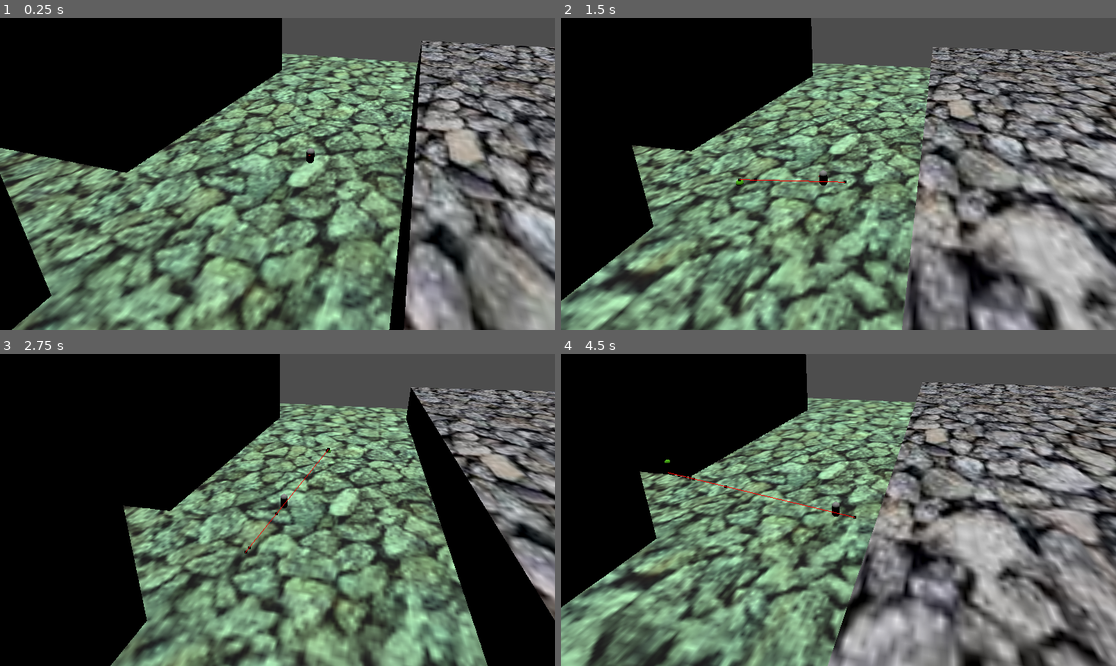
Above: before the commit, frames 1-4 (two rows, left to right).
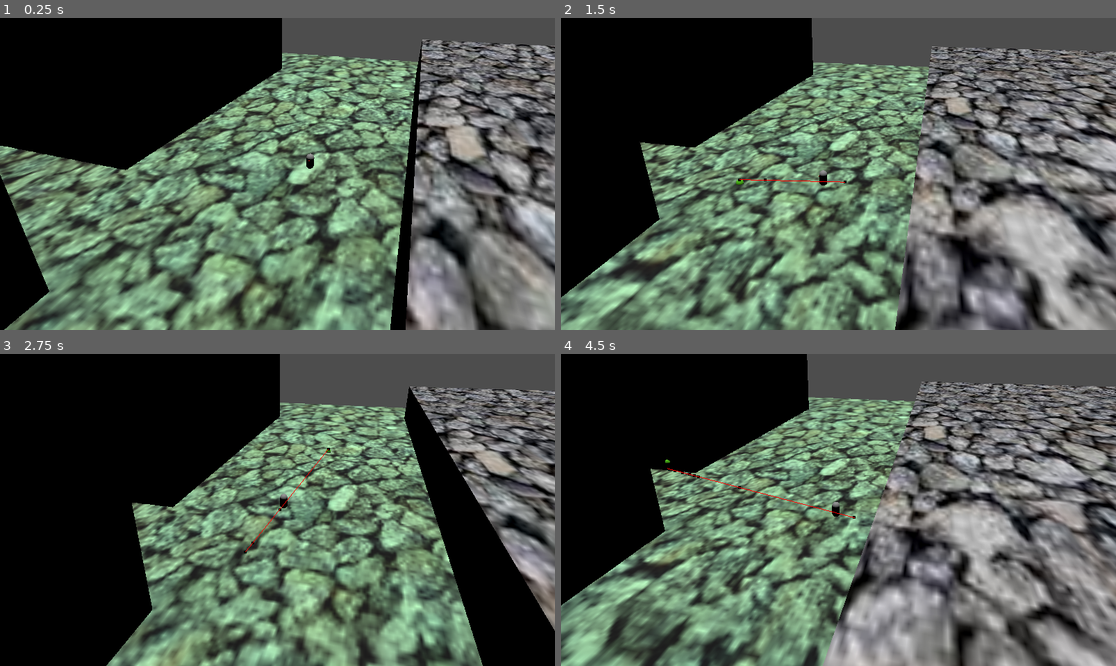
Above: after the commit, the same moments.

Repository: OLIWAPUNK/WSKAZEM
Game: Godot game, scene res://Scenes/World.tscn
The game is run twice, just before and just after one commit, with the same random seed, the same clock (stepped at 60 frames per second) and the same inputs.
Inputs (mouse positions are in pixels of both pictures, inside the frame that each line leads up to):
- Up to frame 1 (0.25 s): no input
- Up to frame 2 (1.5 s): move the mouse to (960, 158) at 0.52 s; click (960, 158) at 0.6 s; move the mouse to (727, 189) at 1.27 s; click (727, 189) at 1.35 s
- Up to frame 3 (2.75 s): move the mouse to (333, 441) at 2.02 s; click (333, 441) at 2.1 s
- Up to frame 4 (4.5 s): move the mouse to (810, 572) at 2.77 s; click (810, 572) at 2.85 s; move the mouse to (1005, 556) at 3.52 s; click (1005, 556) at 3.6 s; move the mouse to (672, 463) at 4.27 s; click (672, 463) at 4.35 s

The runs differ from the first frame. In frame 1, 37% of the frame differs, in the area x 0-100%, y 6-100%; in frame 2, 47%; in frame 3, 34%; in frame 4, 49%, in the area x 0-100%, y 0-100%.

Commit message:
Modify movement logic

Diff:
--- a/Scripts/player_movement.gd
+++ b/Scripts/player_movement.gd
@@ -13,7 +13,7 @@
 @onready var gravity: float = (ProjectSettings.get_setting("physics/3d/default_gravity")
 		* GRAVITY_MULTIPLIER)
 
-
+var direction: Vector3 = Vector3.ZERO
 
 func _ready() -> void:
 	assert(player, "Player node not found")
@@ -27,20 +27,20 @@
 	Global.debug.add_debug_property("Velocity", snapped(player.velocity.length(), 0.01), 1)
 
 	if not player.is_on_floor():
+		print("falling")
 		player.velocity.y -= gravity * delta
 
-	if (navigationAgent.is_navigation_finished()):
-		return
+	if not navigationAgent.is_navigation_finished():
 
-	var targetPos = navigationAgent.get_next_path_position()
-	var direction = player.global_position.direction_to(targetPos)
+		var targetPos = navigationAgent.get_next_path_position()
+		direction = player.global_position.direction_to(targetPos)
+		player.velocity = direction * MOVEMENT_SPEED
 
 	if (player.velocity.length_squared() > 0.1):
 		var target_angle = atan2(direction.x, direction.z)
 		target_rotation.y = lerp_angle(player.rotation.y, target_angle, ROTATION_SPEED * delta)
 	player.rotation = target_rotation
 
-	player.velocity = direction * MOVEMENT_SPEED
 	player.move_and_slide()
 
 
@@ -48,6 +48,7 @@
 
 	print("Navigation Finished")
 	movement_indicator.visible = false
+	player.velocity = Vector3.ZERO
 
 
 func _unhandled_input(_event: InputEvent) -> void:
